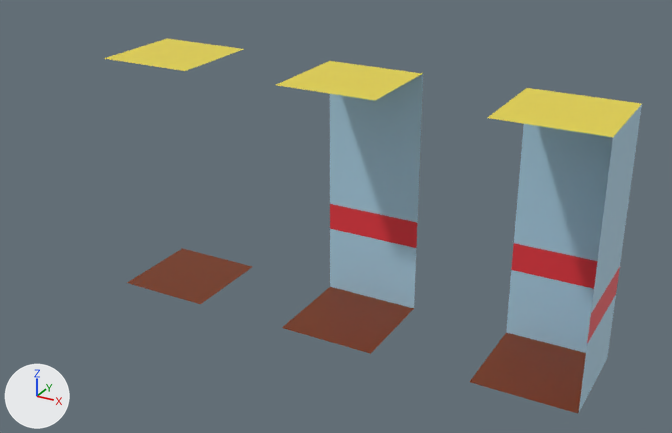
An edit to the glTF model Assets/tileset.glb, drawn before and after from the same camera.
Camera for both pictures: a 50 mm camera at (3.89, -7.35, 4.77) aimed at (-0.29, 0.25, 0.97). Every picture has the same lights, and +X, +Y and +Z are marked at lower left.

Objects in the first picture: 'Corner', 'Middle', 'Wall'.
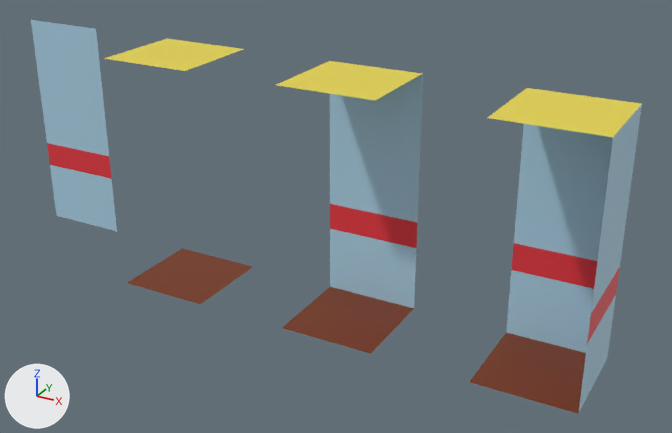
The change, as a diff of the scene's bpy script:
```diff
--- a/Assets/tileset.glb.py
+++ b/Assets/tileset.glb.py
@@ me_plane_004 @@
+me_plane_004.from_pydata([(-0.5, 0.5, 0.0), (0.5, 0.5, 0.0), (-0.5, 0.5, 0.69), (0.5, 0.5, 0.69), (-0.5, 0.5, 0.98), (0.5, 0.5, 0.98), (-0.5, 0.5, 2.5), (0.5, 0.5, 2.5)], [], [(0, 1, 3), (0, 3, 2), (4, 5, 7), (4, 7, 6), (2, 3, 5), (2, 5, 4)])
+for i in [4, 5]: me_plane_004.polygons[i].material_index = 1
+me_plane_004.materials.append(mat_wall)  # blue #acd3e7
+me_plane_004.materials.append(mat_wall_decal)  # red #e73741
@@ ob_wall_001 @@
+ob_wall_001 = bpy.data.objects.new('Wall.001', me_plane_004)
+ob_wall_001.location = (-4.0, 0.0, 0.0)
```

Pixel boxes [x1, y1, x2, y2] of what changed, in the pictures (672 x 433 px):
'Wall.001', added (blue)
    after: [31, 20, 117, 231]
    faces in mat_wall (blue #acd3e7): [31, 20, 117, 231]
    faces in mat_wall_decal (red #e73741): [47, 143, 112, 179]
